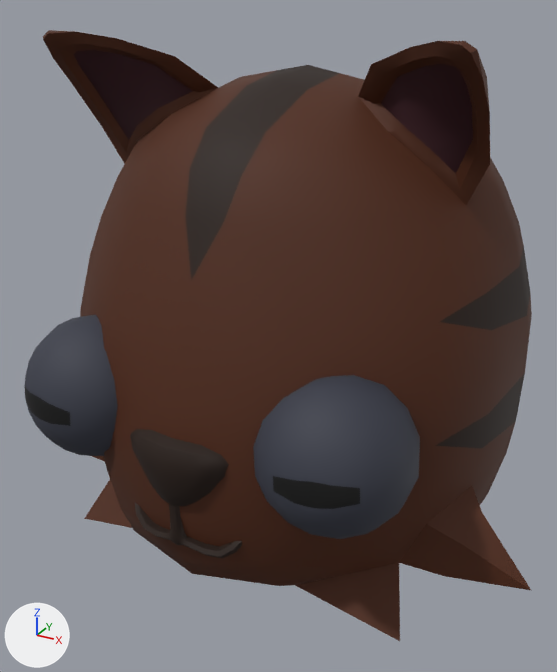
The glTF model public/assets/models/enemies/quaternius/common-near/cat.common-near.glb, before and after one commit.
One viewpoint serves both versions: a camera (50 mm lens) standing at (0.788, -1.506, 1.254) and looking at (-0.016, -0.045, 0.524). Lighting does not change. The marker at lower left points along +X, +Y and +Z. The picture after the commit comes second. Where no turn or scale is listed for an object, it has been applied to the vertices. Vertices at exactly the same position are counted once.

Objects in the first picture: 'Cat_Blob'.
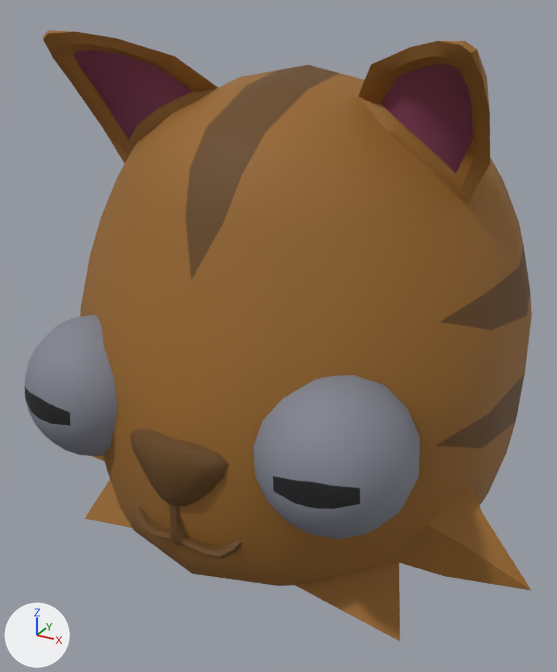
Pixel boxes (x1, y1, x2, y2) of what changed, in the pictures (557 x 672 px):
part 1 of me_cat_blob, recoloured (greyish blue to grey)
    both: (24, 315, 420, 539)
part 2 of me_cat_blob, recoloured (lighter)
    both: (43, 30, 532, 641)
part 3 of me_cat_blob, recoloured
    both: (24, 50, 530, 558)

Patch to the scene script:
```diff
--- a/public/assets/models/enemies/quaternius/common-near/cat.common-near.glb.py
+++ b/public/assets/models/enemies/quaternius/common-near/cat.common-near.glb.py
@@ me_cat_blob @@
 me_cat_blob.from_pydata(...)  # 924 vertices, 1772 faces; spans x -0.646..0.646, y -0.559..0.502, z -0.011..1.184
 # used by ob_cat_blob; location = (0.0, 0.029, 0.009)
+# me_cat_blob part 1: 688 faces centred in x -0.438..0.438, y -0.554..-0.242, z 0.314..0.619 are repainted in the vertex colours; the middle colour goes from greyish blue #383b48 to grey #818490
+# me_cat_blob part 2: 556 faces centred in x -0.561..0.561, y -0.515..0.478, z 0.004..1.182 are repainted in the vertex colours; the middle colour goes from brown #4e2205 to brown #976626
+# me_cat_blob part 3: 528 faces centred in x -0.526..0.526, y -0.554..0.495, z 0.003..1.135 are repainted in the vertex colours; the middle colour goes from black #220f03 to brown #67451a
 me_cat_blob.materials.append(mat_hordeready_vertexcolor)
```
